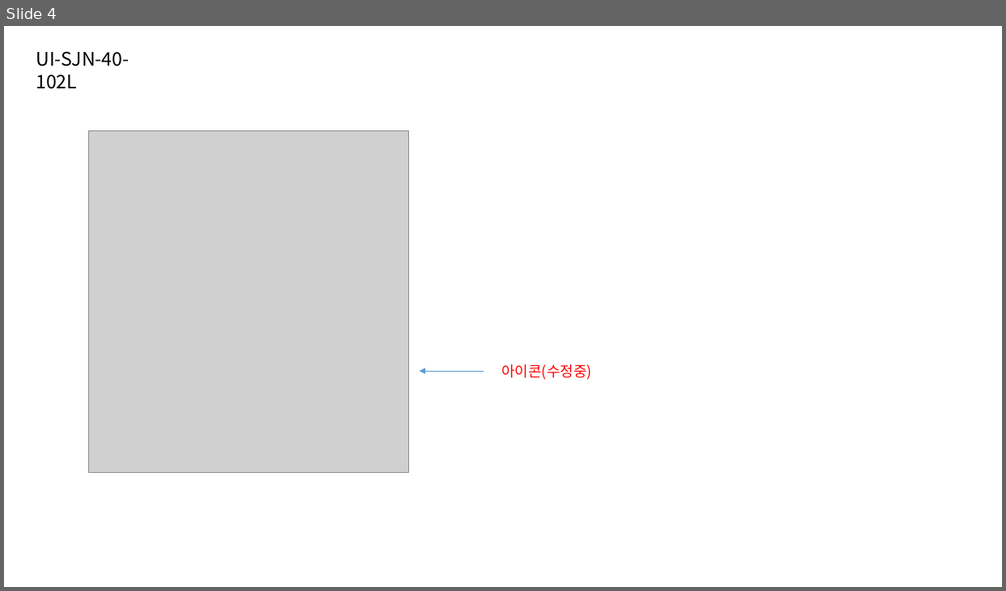
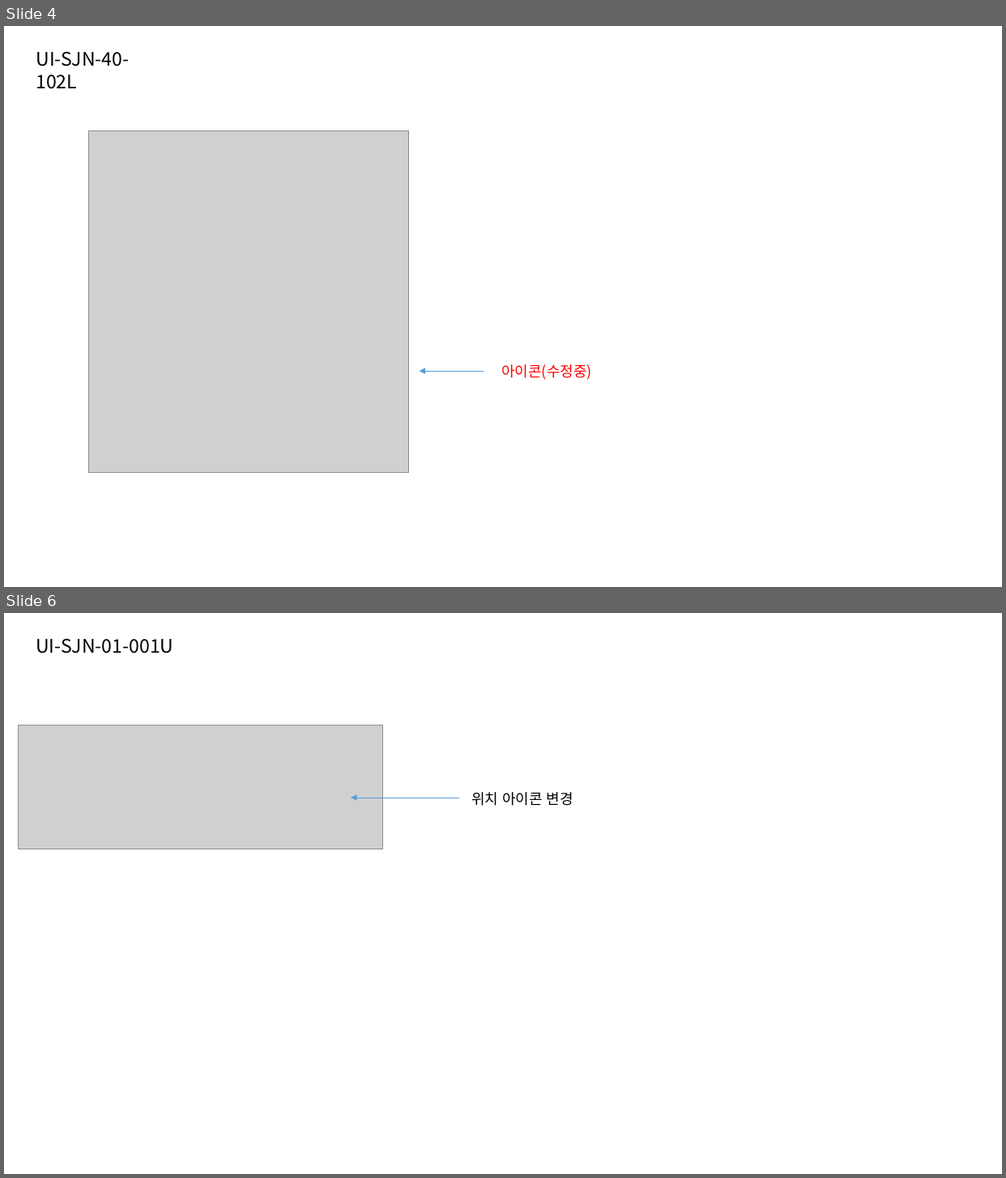
Before and after one commit to jeoungGyy/sejong, a slide deck: ppt/05-13.pptx. Shown one above the other, each under a label of ours: slide 4 before the commit, slides 4 and 6 after it; the slides between them are not shown. The pictures are 1006x591 and 1006x1178 pixels, drawn with LibreOffice and Linux fonts; fonts in the diff are those of the drawing; grey boxes stand for pictures. Boxes give left, top, right and bottom in pixels: in the first picture for what was removed or moved away, otherwise in the second. Text is boxed around its words. In the diff, an @@ line names an element or a change of style, - is before the commit and + after.

```diff
--- a/ppt/05-13.pptx
+++ b/ppt/05-13.pptx
@@ slide 6 added at <box>4,613,1002,1174</box>, background #FFFFFF @@
@@ text added at <box>36,638,173,653</box>, 18 pt, text #000000 @@
+UI-SJN-01-001U
@@ picture added at <box>19,726,383,850</box> @@
@@ arrow added from (459, 798) to (351, 798), #5B9BD5 0.5 pt @@
@@ text added at <box>471,792,573,806</box>, 14 pt, text #000000 @@
+위치 아이콘 변경
```
Also in this commit, not shown: 1 other slide added, 5 other files.
